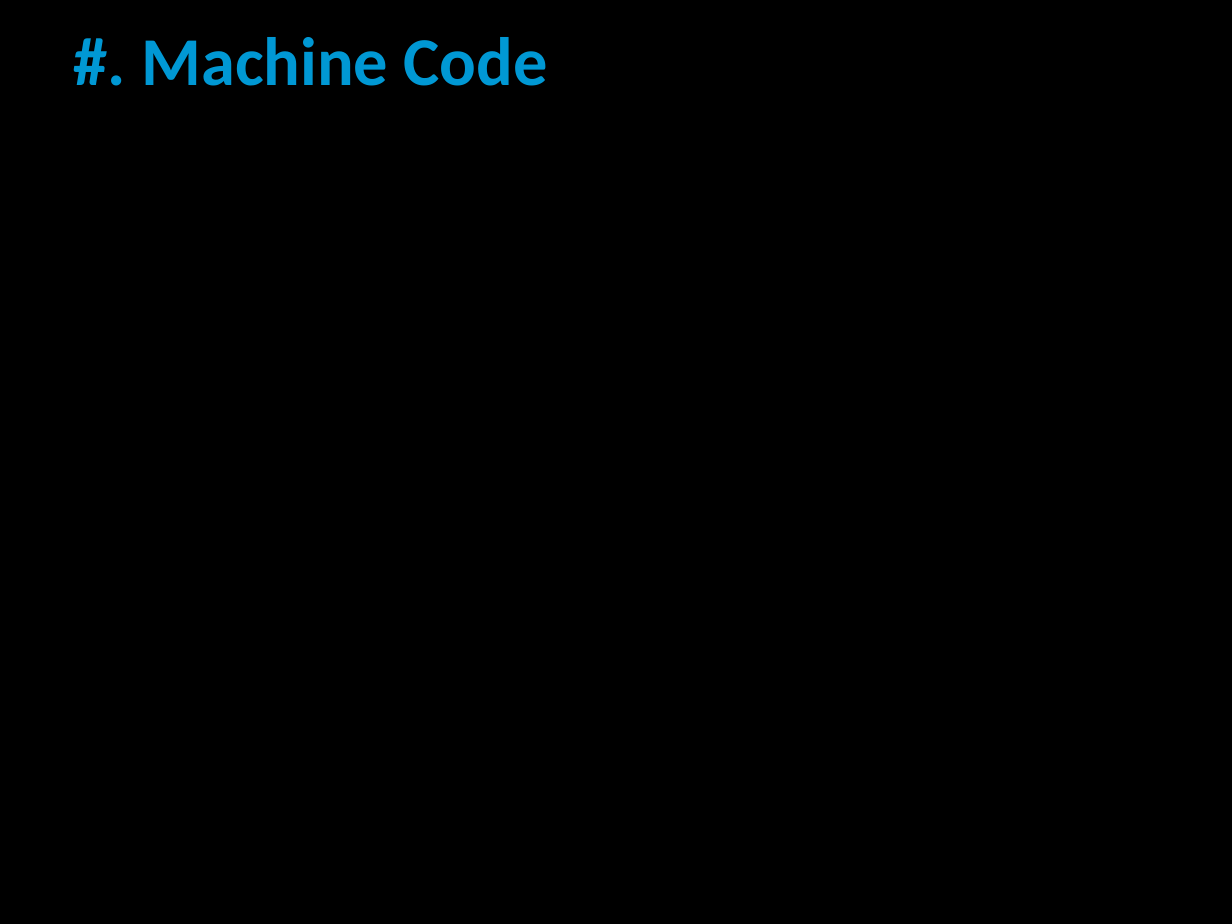
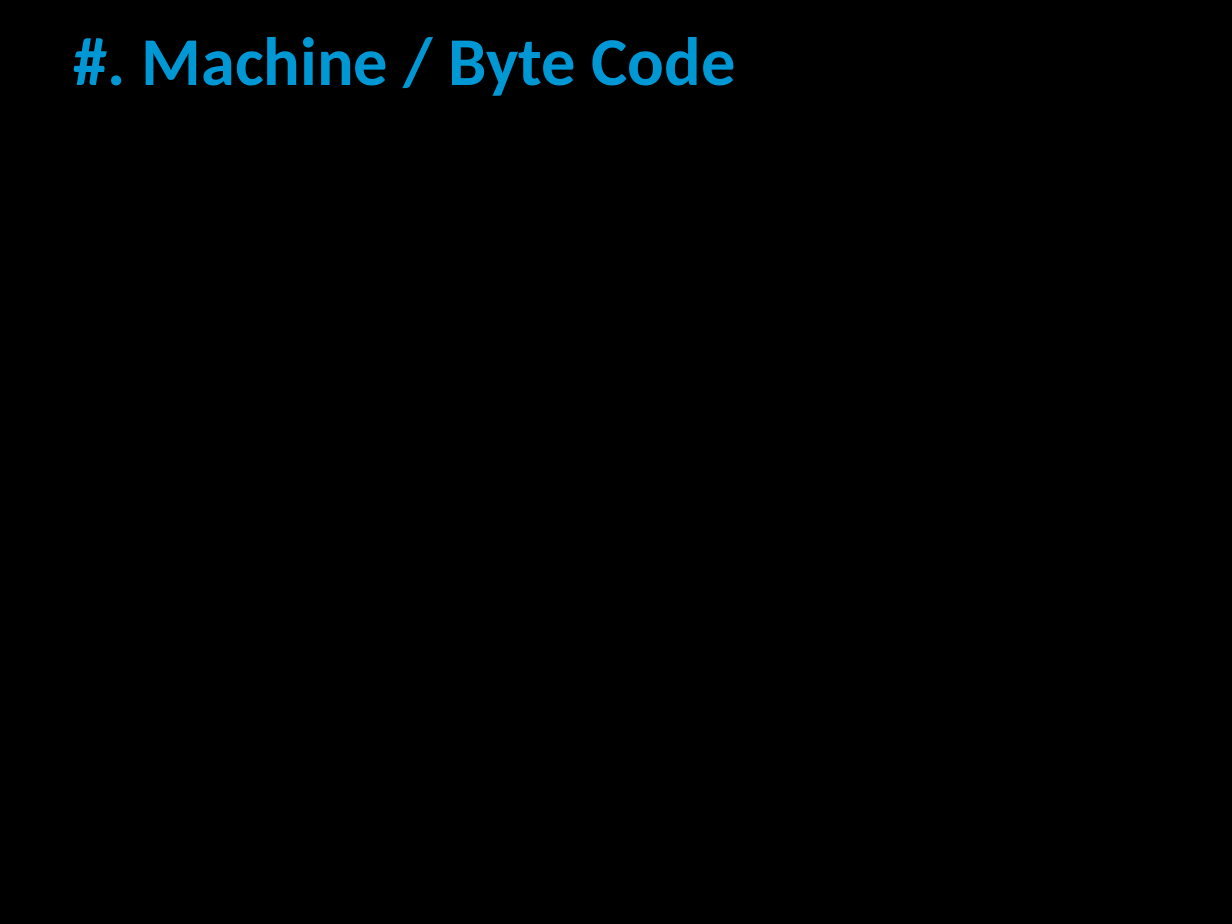
Before and after one commit to liamcarter111/Lectures, a slide deck: slide 13 of Imperial_College_29-01-2020/Presentation.pptx (slide 11 before the commit). Drawn at 1232x924 pixels with LibreOffice and Linux fonts; fonts in the diff are those of the drawing. Boxes give left, top, right and bottom in pixels: in the first picture for what was removed or moved away, otherwise in the second. Text is boxed around its words. In the diff, an @@ line names an element or a change of style, - is before the commit and + after.

```diff
--- a/Imperial_College_29-01-2020/Presentation.pptx
+++ b/Imperial_College_29-01-2020/Presentation.pptx
@@ title at box(142, 37, 736, 96): text changed @@
-#. Machine Code
+#. Machine / Byte Code
```
Also in this commit, not shown: 1 other slide changed, 3 slides added, 2 slides removed, 4 other files.
